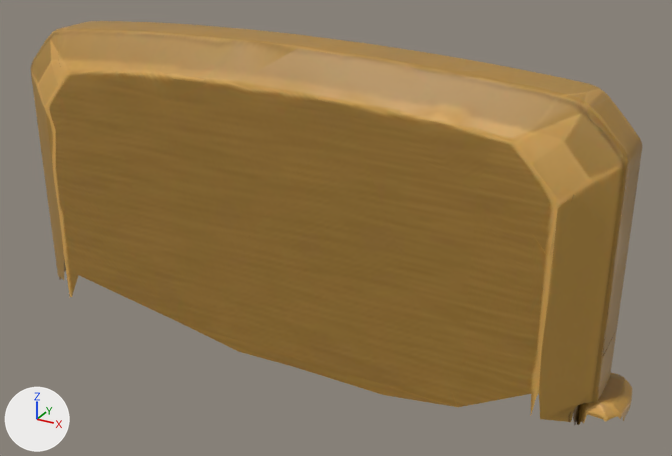
The glTF model assets/rigged/guns/zippo_lid.glb: old version first, new version second.
Before and after are seen from a camera (50 mm lens) standing at (0.0246, -0.0417, 0.068) and looking at (0.0016, 0.0002, 0.0471). Every picture has the same lights, and +X, +Y and +Z are marked at lower left. The picture after the commit comes second. Vertices at exactly the same position are counted once.

Objects in the first picture: 'lid'.
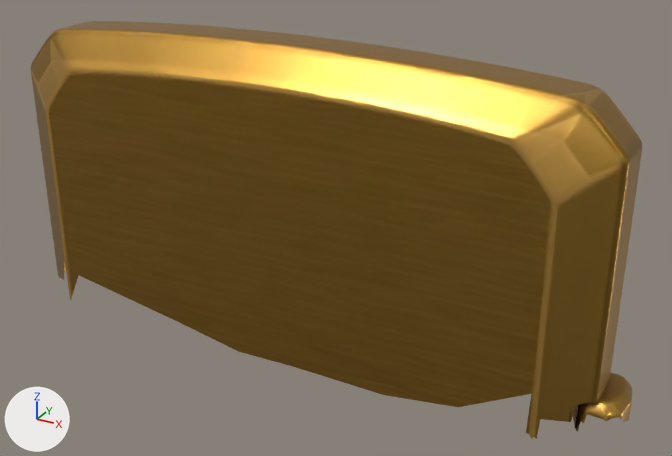
What differs and where, as boxes [x1, y1, x2, y2] in the pictures (672 x 456 px):
'lid', surface changed, reshaped (darker)
    before: [31, 21, 642, 426]
    after: [31, 21, 642, 439]
part 1 of me_mesh_0_001, built on
    before: [31, 21, 642, 424]
    after: [31, 21, 642, 439]

The change, as a list of edits to the scene's bpy script:
```text
Add img_image_1:
    img_image_1 = load_image('Image_1', '_unpacked/Image_1', 2048, 2048, 'Non-Color')
Add img_image_2:
    img_image_2 = load_image('Image_2', '_unpacked/Image_2', 2048, 2048, 'Non-Color')
Change mat_material_0:
    add n3 = _N.new('ShaderNodeSeparateColor'); n3.name = 'Separate Color'
    add n4 = _N.new('ShaderNodeTexImage'); n4.name = 'Image Texture.001'
    add n4.image = img_image_1
    add n5 = _N.new('ShaderNodeNormalMap'); n5.name = 'Normal Map'
    add n5.uv_map = 'UVMap'
    add n6 = _N.new('ShaderNodeTexImage'); n6.name = 'Image Texture.002'
    add n6.image = img_image_2
    where n0 = _N.new('ShaderNodeBsdfPrincipled'); n0.name = 'Principled BSDF'
    add _L.new(n3.outputs[2], n0.inputs[1])  # 'Blue' to 'Metallic'
    add _L.new(n3.outputs[1], n0.inputs[2])  # 'Green' to 'Roughness'
    add _L.new(n4.outputs[0], n3.inputs[0])  # 'Color' to 'Color'
    add _L.new(n5.outputs[0], n0.inputs[5])  # 'Normal' to 'Normal'
    add _L.new(n6.outputs[0], n5.inputs[1])  # 'Color' to 'Color'
Change me_mesh_0_001:
    used by ob_lid; location = (0.0, 0.0, 0.0)
    remove me_mesh_0_001.from_pydata(...)  # 1574 vertices, 2269 faces; spans x -0.0187..0.0186, y -0.0032..0.0032, z 0.0395..0.0575
    add me_mesh_0_001.from_pydata(...)  # 5927 vertices, 11742 faces; spans x -0.0186..0.0186, y -0.0032..0.0032, z 0.0395..0.0575
    me_mesh_0_001 part 1: 124 vertices moved within x -0.0186..0.0185, y -0.0032..0.0032, z 0.0403..0.0573; 390 vertices removed from x -0.0186..0.0186, y -0.0032..0.0032, z 0.04..0.0575; 4743 vertices added at x -0.0186..0.0186, y -0.0032..0.0032, z 0.0395..0.0575
```
